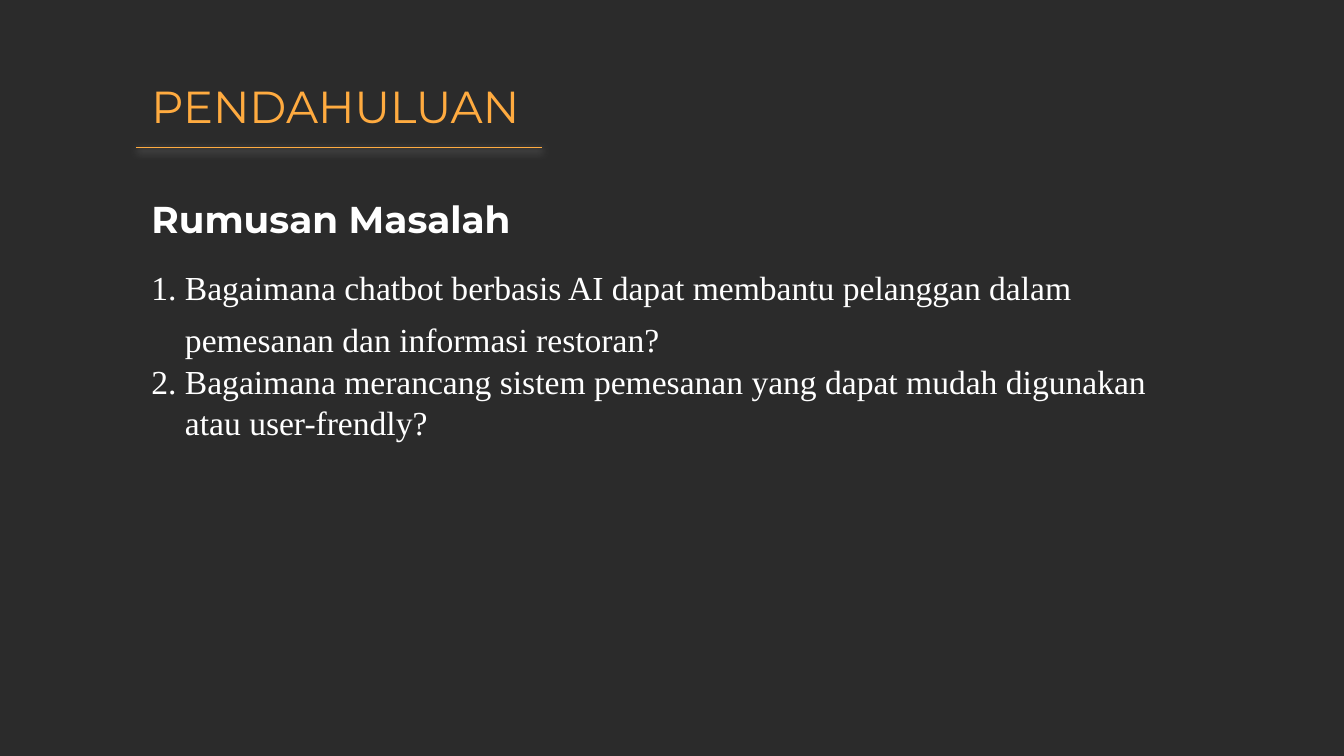
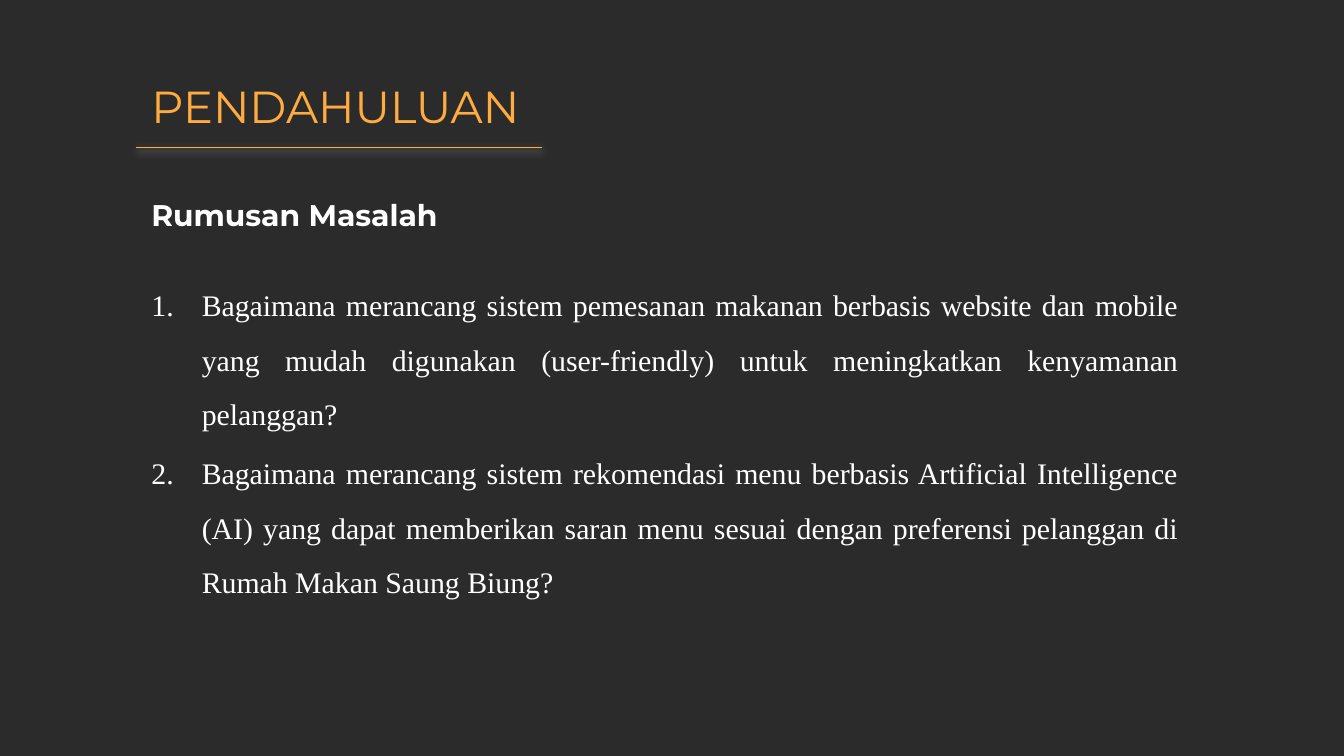
Before and after one commit to Ghesvy1105/proyek-3, a slide deck: slide 3 of ppt/UTS_PPT_KELOMPOK_6.pptx. Drawn at 1344x756 pixels with LibreOffice and Linux fonts; fonts in the diff are those of the drawing; background and template pictures are left out; a plain dark background stands for a picture behind light text. Boxes give left, top, right and bottom in pixels: in the first picture for what was removed or moved away, otherwise in the second. Text is boxed around its words. In the diff, an @@ line names an element or a change of style, - is before the commit and + after.

```diff
--- a/ppt/UTS_PPT_KELOMPOK_6.pptx
+++ b/ppt/UTS_PPT_KELOMPOK_6.pptx
@@ text at (151,204,438,227): size 20 to 16 pt in "Rumusan Masalah" @@
@@ text at (202,295,1178,599): text changed; size 18 to 16 pt @@
-1. Bagaimana chatbot berbasis AI dapat membantu pelanggan dalam pemesanan dan informasi restoran?
-2. Bagaimana merancang sistem pemesanan yang dapat mudah digunakan atau user-frendly?
+1. Bagaimana merancang sistem pemesanan makanan berbasis website dan mobile yang mudah digunakan (user-friendly) untuk meningkatkan kenyamanan pelanggan?
+2. Bagaimana merancang sistem rekomendasi menu berbasis Artificial Intelligence (AI) yang dapat memberikan saran menu sesuai dengan preferensi pelanggan di Rumah Makan Saung Biung?
```
Also in this commit, not shown: 5 other slides changed, 1 slide added.
